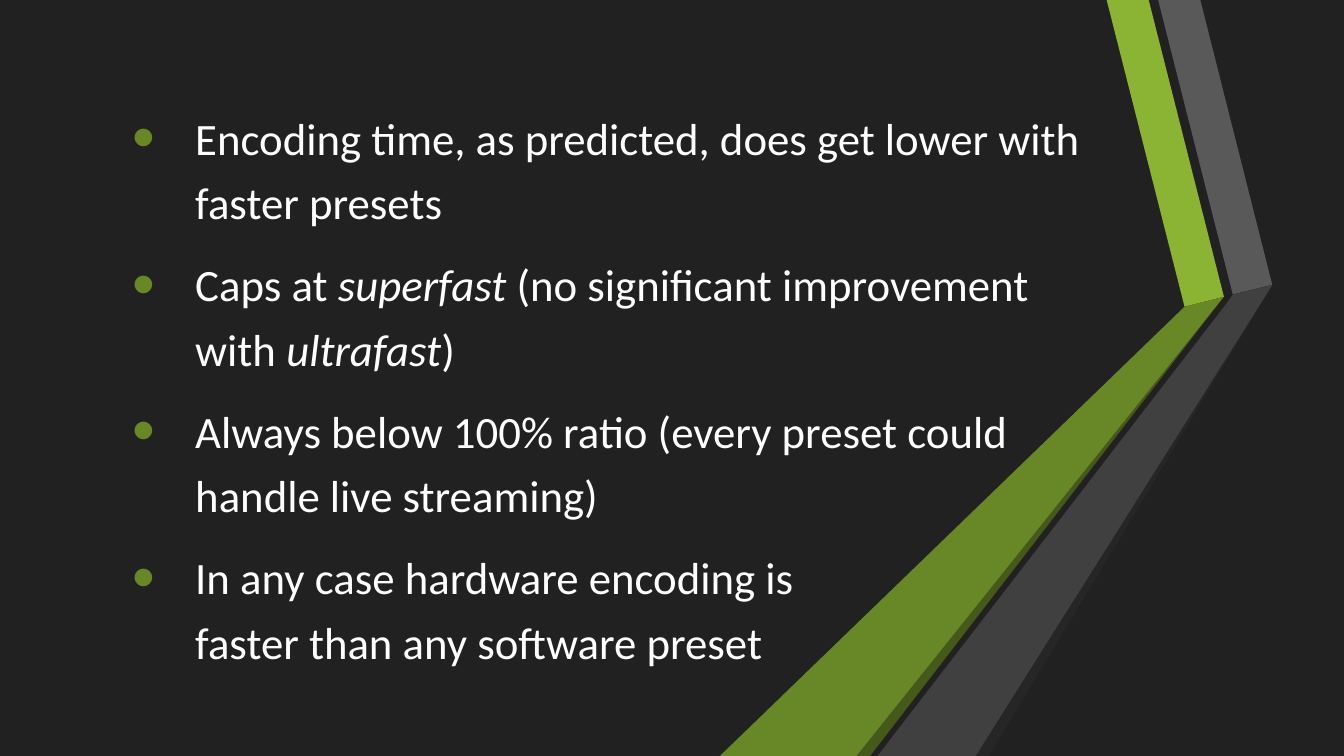
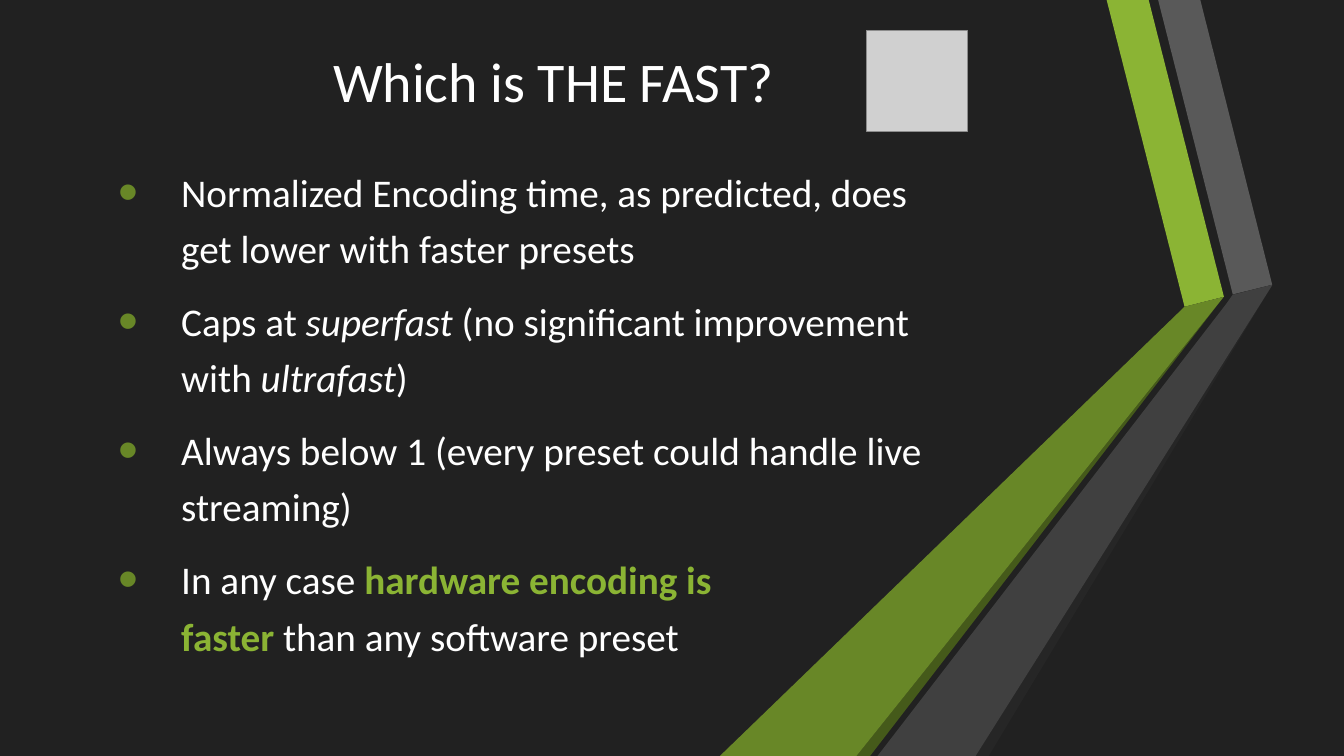
Before and after one commit to Rijndael99/encoding_bench, a slide deck: slide 17 of presentation.pptx. Drawn at 1344x756 pixels with LibreOffice and Linux fonts; fonts in the diff are those of the drawing; grey boxes stand for pictures. Boxes give left, top, right and bottom in pixels: in the first picture for what was removed or moved away, otherwise in the second. Text is boxed around its words. In the diff, an @@ line names an element or a change of style, - is before the commit and + after.

```diff
--- a/presentation.pptx
+++ b/presentation.pptx
@@ picture added at (867, 30, 968, 131) @@
@@ text added at (333, 63, 773, 103), 40 pt, text #FFFFFF @@
+Which is THE FAST?
@@ text "Normalized Encoding time, as predicted, ...": place and size @@
-text "Normalized Encoding time, as predicted, ..." at (195, 124, 1079, 667)
+text "Normalized Encoding time, as predicted, ..." at (181, 179, 922, 658)
@@ text at (181, 179, 907, 270): text changed; size 32 to 28 pt @@
-  • Encoding time, as predicted, does get lower with faster presets
+  • Normalized Encoding time, as predicted, does get lower with faster presets
@@ text at (181, 307, 909, 658): size 32 to 28 pt in "Caps at superfast (no significant improvement with ...", "In any case hardware encoding is faster ..."; text colour #FFFFFF to #8BB434, bold on in "hardware encoding is faster" @@
@@ text at (181, 436, 922, 528): text changed; size 32 to 28 pt @@
-  • Always below 100% ratio (every preset could handle live streaming)
+  • Always below 1 (every preset could handle live streaming)
```
Also in this commit, not shown: 4 other slides changed, 2 slides added.
